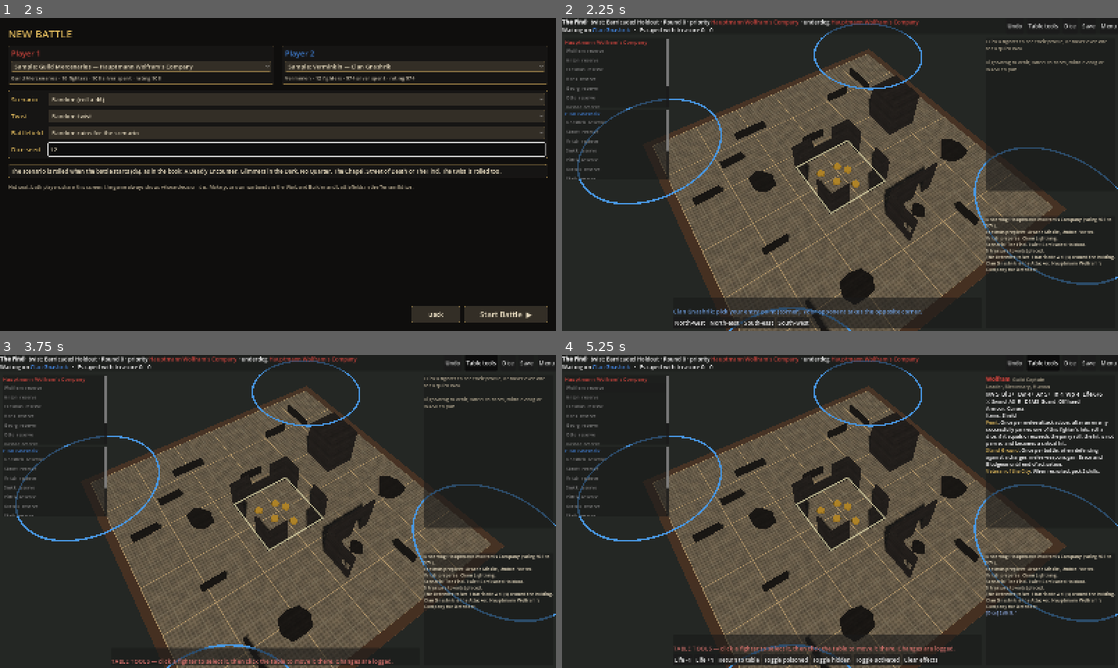
Above: before the commit, frames 1-4 (two rows, left to right).
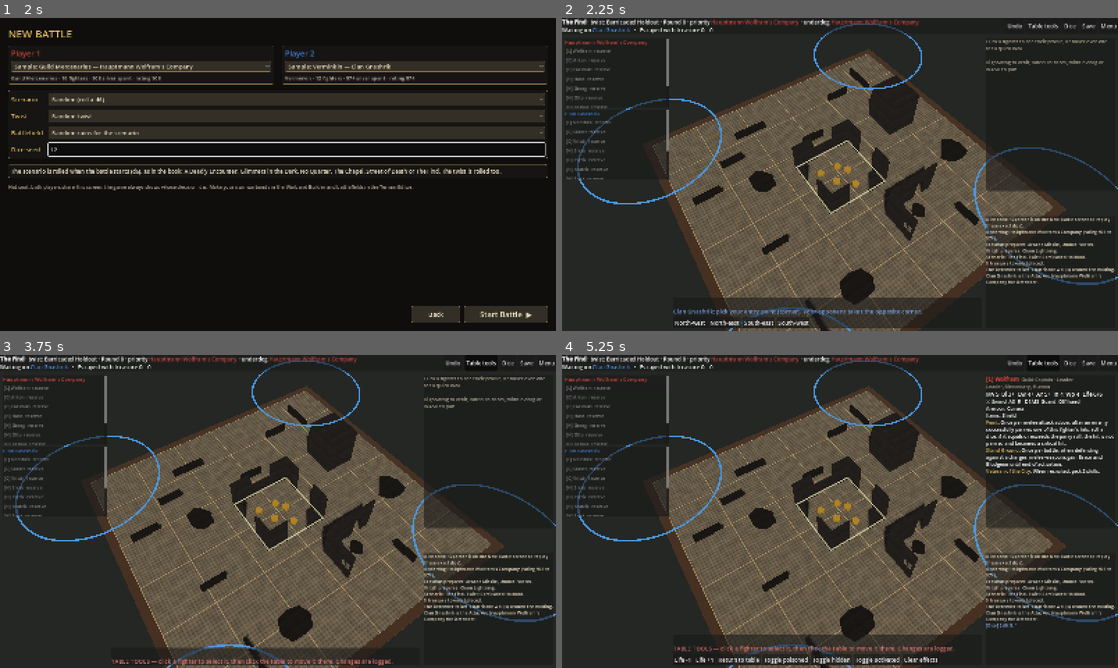
Above: after the commit, the same moments.

Repository: AzonDvin/BDC_TT
Game: Godot game, scene res://view/main_menu.tscn
Same seed, same stepped clock (60 frames per second), same inputs: the game is played once before the commit and once after it.
Inputs (mouse positions are in pixels of both pictures, inside the frame that each line leads up to):
- Up to frame 1 (2 s): click "New Battle" at 0.5 s; click (294, 149) at 1.27 s; type "12" at 1.35 s
- Up to frame 2 (2.25 s): click "Start Battle ▶" at 2 s
- Up to frame 3 (3.75 s): click "Undo" at 2.75 s; click "Table tools" at 3.5 s
- Up to frame 4 (5.25 s): click "Dice" at 4.25 s; click (617, 386) at 5 s, where only the run before the commit has a clickable "Wolfram reserve"

Frame 1 is identical in both runs. In frame 2, 1.8% of the frame differs, in the area x 0-100%, y 9-86%; in frame 3, 1.8%; in frame 4, 2.0%, in the area x 0-100%, y 6-88%.

Commit message:
Add README, fighter type tags, activation QA, and secure dice seeds
- README.md: player guide for setup, the warband builder, battles,
  the terrain editor, and the main rules rulings
- Fighter names show a type tag ([L], [C], [H], [Br], [Bs]) on the
  table, rosters, buttons, card and tooltip
- rules/options.gd: one source of truth for which moves and actions
  are available, with reasons; the battle screen greys out options
  instead of hiding them
- tests/test_activation_sequences.gd: QA for engaged/free/hide/
  bloodied/surge/Heavy cases, in both move-then-action and
  action-then-move order
- Dice seeds come from the OS cryptographic RNG and are logged for
  replays; tools/dice_qa.gd checks dice fairness

78 tests pass.

Co-Authored-By: Claude Opus 5.5 <noreply@anthropic.com>

Diff:
--- a/rules/battle.gd
+++ b/rules/battle.gd
@@ -46,7 +46,11 @@
 # Setup
 
 func setup(r0: Roster, r1: Roster, scenario_id: String, twist := -1, seed_value := -1, layout: Dictionary = {}) -> void:
-	dice = Dice.new(seed_value if seed_value >= 0 else int(Time.get_ticks_usec() % 2147483647))
+	if seed_value < 0:
+		# A fresh, unpredictable seed from the operating system's cryptographic random source.
+		seed_value = Crypto.new().generate_random_bytes(8).decode_s64(0) & 0x7FFFFFFFFFFFFFFF
+	dice = Dice.new(seed_value)
+	log_line("Dice seed: %d (enter it on the New Battle screen to replay these exact dice)." % seed_value)
 	rosters = [r0.to_dict(), r1.to_dict()]
 	player_names = [r0.name, r1.name]
 	fighters.clear()
--- /dev/null
+++ b/rules/options.gd
@@ -0,0 +1,79 @@
+class_name Options
+extends RefCounted
+## What the activating fighter may do right now, with the reason when it can't (pp.19-28).
+## The battle screen builds its buttons from this, and the QA tests check it, so both always agree.
+##
+## Returns {"moves": {kind: reason}, "actions": {key: reason}}; reason "" = allowed.
+## Action keys: "melee", "shoot:<weapon id>", "hide", "draw_power", "cast:<spell name>".
+
+const MOVES: PackedStringArray = ["normal", "run", "charge", "disengage"]
+
+
+static func for_active(b: Battle) -> Dictionary:
+	var out := {"moves": {}, "actions": {}}
+	var f := b.active_fighter()
+	if f == null:
+		return out
+	var engaged := Effects.is_engaged(b, f)
+	var move_block := _move_block(b, f)
+	for kind in MOVES:
+		var why := move_block
+		if why == "":
+			match kind:
+				"normal":
+					if engaged:
+						why = "engaged in melee: only a Disengage move"
+				"run", "charge":
+					if engaged:
+						why = "engaged in melee: only a Disengage move"
+					elif f.acted:
+						why = "only before making an action this activation"
+				"disengage":
+					if not engaged:
+						why = "not engaged in melee"
+		out["moves"][kind] = why
+	var act_block := _action_block(b, f)
+	out["actions"]["melee"] = act_block if act_block != "" else ("" if engaged else "not engaged in melee")
+	for w in f.usable_ranged():
+		var err := Combat.check_can_shoot(b, f, w)
+		out["actions"]["shoot:" + w["id"]] = act_block if act_block != "" else err
+	out["actions"]["hide"] = Combat.hide_problem(b, f)
+	if f.is_caster():
+		var arc := Magic.can_use_arcane(b, f)
+		out["actions"]["draw_power"] = arc
+		for sp in f.prepared:
+			out["actions"]["cast:" + sp["name"]] = arc
+	return out
+
+
+static func _move_block(b: Battle, f: FighterState) -> String:
+	if f.moved:
+		return "already moved this activation" if f.move_kind != "reload" else "forgone to reload"
+	if f.has_effect("heavy_fired"):
+		return "fired a Heavy weapon this activation"
+	if b.move_or_action_only(f) and f.acted:
+		return "surge activation: a move OR an action" if b.active_is_surge else "bloodied: a move OR an action"
+	return ""
+
+
+static func _action_block(b: Battle, f: FighterState) -> String:
+	if f.acted:
+		return "already made an action this activation"
+	if f.move_kind == "run":
+		return "made a Run move (no action after running)"
+	if b.move_or_action_only(f) and f.moved:
+		return "surge activation: a move OR an action" if b.active_is_surge else "bloodied: a move OR an action"
+	return ""
+
+
+## Short summary for reports: allowed options only.
+static func allowed(b: Battle) -> PackedStringArray:
+	var o := for_active(b)
+	var out := PackedStringArray()
+	for k in o["moves"]:
+		if o["moves"][k] == "":
+			out.append("move:" + k)
+	for k in o["actions"]:
+		if o["actions"][k] == "":
+			out.append(k)
+	return out
--- /dev/null
+++ b/tests/test_activation_sequences.gd
@@ -0,0 +1,233 @@
+extends "res://tests/test_case.gd"
+## QA: what a fighter may do in each situation, and whether move→action and action→move behave consistently
+## (Activations p.19, Moves pp.20-21, Melee p.23, Hide p.27, Ranged p.28, Heavy p.29, Bloodied p.12).
+
+const H := preload("res://tests/helpers.gd")
+const GM := "guild_mercenaries"
+const VK := "verminkin"
+const WALL_Y := 10.0
+
+
+func _ok(b: Battle, key: String) -> bool:
+	var o := Options.for_active(b)
+	if key.begins_with("move:"):
+		return o["moves"].get(key.trim_prefix("move:"), "missing") == ""
+	return o["actions"].get(key, "missing") == ""
+
+
+func _why(b: Battle, key: String) -> String:
+	var o := Options.for_active(b)
+	if key.begins_with("move:"):
+		return o["moves"].get(key.trim_prefix("move:"), "missing")
+	return o["actions"].get(key, "missing")
+
+
+## A crossbow-and-sword mercenary at `pos`, an enemy at `enemy_pos`, an optional wall along y = 10.
+func _setup(pos: Vector2, enemy_pos: Vector2, wall := false, gear := ["sword", "crossbow"]) -> Array:
+	var b := H.bare_battle(7)
+	if wall:
+		b.terrain = [TerrainPiece.make("Wall", "high", Geo.rect_polygon(Vector2(10, WALL_Y), Vector2(8, 0.25)), 4.0)]
+	var f := H.add(b, GM, "guild_mercenary", 0, pos, gear)
+	var e := H.add(b, VK, "verminkin_warrior", 1, enemy_pos, ["sword"])
+	H.activate(b, f)
+	return [b, f, e]
+
+
+func _move(b: Battle, kind: String, to: Vector2) -> String:
+	var f := b.active_fighter()
+	var err := Movement.declare(b, kind)
+	if err != "" or b.move_plan.is_empty():
+		return err
+	return Movement.commit(b, PackedVector2Array([f.pos, to]))
+
+
+# --- Free fighter in the open ----------------------------------------------------------------------
+
+func test_open_ground_start() -> void:
+	var s := _setup(Vector2(5, 20), Vector2(5, 30))
+	var b: Battle = s[0]
+	for k in ["move:normal", "move:run", "move:charge", "shoot:crossbow"]:
+		assert_true(_ok(b, k), "%s should be allowed: %s" % [k, _why(b, k)])
+	assert_false(_ok(b, "move:disengage"), "not engaged: no disengage")
+	assert_false(_ok(b, "melee"), "not engaged: no melee")
+	assert_true(_why(b, "hide").contains("terrain"), "open ground: can't hide (%s)" % _why(b, "hide"))
+
+
+func test_move_then_action() -> void:
+	var s := _setup(Vector2(5, 20), Vector2(5, 30))
+	var b: Battle = s[0]
+	assert_eq(_move(b, "normal", Vector2(8, 20)), "")
+	assert_false(_ok(b, "move:normal"), "only one move")
+	assert_true(_ok(b, "shoot:crossbow"), "action still available after moving: %s" % _why(b, "shoot:crossbow"))
+
+
+func test_action_then_move() -> void:
+	var s := _setup(Vector2(5, 20), Vector2(5, 30))
+	var b: Battle = s[0]
+	var e: FighterState = s[2]
+	assert_eq(Combat.shoot(b, "crossbow", e.uid), "")
+	assert_false(_ok(b, "shoot:crossbow"), "only one action")
+	assert_true(_ok(b, "move:normal"), "a normal move after the action is fine: %s" % _why(b, "move:normal"))
+	assert_false(_ok(b, "move:run"), "Run must come before the action")
+	assert_false(_ok(b, "move:charge"), "Charge must come before the action")
+	assert_eq(_move(b, "normal", Vector2(2, 20)), "", "and it can actually be made")
+
+
+func test_run_forbids_the_action() -> void:
+	var s := _setup(Vector2(5, 20), Vector2(5, 34))
+	var b: Battle = s[0]
+	assert_eq(_move(b, "run", Vector2(9, 20)), "")
+	assert_false(_ok(b, "shoot:crossbow"))
+	assert_true(_why(b, "hide").length() > 0)
+
+
+# --- Engaged ---------------------------------------------------------------------------------------
+
+func test_engaged_start() -> void:
+	var s := _setup(Vector2(10, 20), Vector2(10, 21.6))
+	var b: Battle = s[0]
+	assert_true(Effects.is_engaged(b, s[1]))
+	assert_true(_ok(b, "melee"))
+	assert_true(_ok(b, "move:disengage"))
+	for k in ["move:normal", "move:run", "move:charge", "shoot:crossbow", "hide"]:
+		assert_false(_ok(b, k), "%s must not be allowed while engaged" % k)
+
+
+func test_engaged_melee_then_disengage() -> void:
+	var s := _setup(Vector2(10, 20), Vector2(10, 21.6))
+	var b: Battle = s[0]
+	var e: FighterState = s[2]
+	assert_eq(Combat.start_melee(b, e.uid, {"weapons": ["sword"]}), "")
+	var g := 0
+	while not b.pending.is_empty() and g < 40:
+		g += 1
+		SimpleBot.answer(b)
+	if b.active == s[1].uid and e.on_board() and s[1].on_board():
+		assert_true(_ok(b, "move:disengage"), "after the melee action the fighter may still disengage: %s" % _why(b, "move:disengage"))
+		assert_false(_ok(b, "melee"), "only one action")
+
+
+func test_engaged_disengage_then_shoot() -> void:
+	var passed_once := false
+	for seed_value in 12:
+		var s := _setup(Vector2(10, 20), Vector2(10, 21.6))
+		var b: Battle = s[0]
+		b.dice = Dice.new(seed_value)
+		var f: FighterState = s[1]
+		Movement.declare(b, "disengage")
+		if b.move_plan.is_empty():
+			assert_true(f.moved, "failed disengage still uses the move")
+			assert_true(_ok(b, "melee"), "...but the action remains, and it is still engaged")
+			continue
+		assert_eq(Movement.commit(b, PackedVector2Array([f.pos, Vector2(10, 17.5)])), "")
+		assert_false(Effects.is_engaged(b, f))
+		assert_true(_ok(b, "shoot:crossbow"), "after disengaging it may shoot: %s" % _why(b, "shoot:crossbow"))
+		passed_once = true
+	assert_true(passed_once)
+
+
+func test_charge_then_melee() -> void:
+	var s := _setup(Vector2(10, 20), Vector2(10, 26))
+	var b: Battle = s[0]
+	var f: FighterState = s[1]
+	var e: FighterState = s[2]
+	Movement.declare(b, "charge")
+	assert_eq(Movement.commit(b, PackedVector2Array([f.pos, e.pos - Vector2(0, f.radius + e.radius + 0.5)])), "")
+	assert_true(_ok(b, "melee"), "charge then melee: %s" % _why(b, "melee"))
+	assert_false(_ok(b, "shoot:crossbow"), "engaged after the charge: no shooting")
+
+
+# --- Hiding --------------------------------------------------------------------------------------
+
+func test_hide_needs_terrain_and_distance() -> void:
+	var r := 0.63
+	var s := _setup(Vector2(10, WALL_Y + 0.125 + r + 0.2), Vector2(10, 30), true)
+	var b: Battle = s[0]
+	assert_true(_ok(b, "hide"), "next to the wall: may hide (%s)" % _why(b, "hide"))
+	var s2 := _setup(Vector2(10, WALL_Y + 0.125 + r + 0.2), Vector2(13, 12.5), true)
+	assert_true(_why(s2[0], "hide").contains("within 3"), "enemy within 3\": %s" % _why(s2[0], "hide"))
+	var s3 := _setup(Vector2(10, WALL_Y + 0.125 + r + 0.2), Vector2(10, 12.0), true)
+	assert_true(_why(s3[0], "hide").contains("engaged"), "engaged: %s" % _why(s3[0], "hide"))
+
+
+func test_move_to_wall_then_hide() -> void:
+	var r := 0.63
+	var s := _setup(Vector2(10, 15.5), Vector2(10, 30), true)
+	var b: Battle = s[0]
+	assert_false(_ok(b, "hide"), "start in the open: can't hide")
+	assert_eq(_move(b, "normal", Vector2(10, WALL_Y + 0.125 + r + 0.15)), "")
+	assert_true(_ok(b, "hide"), "after moving up to the wall: may hide (%s)" % _why(b, "hide"))
+	assert_eq(Combat.hide(b), "")
+
+
+func test_hide_then_move_away_loses_hidden() -> void:
+	var r := 0.63
+	var s := _setup(Vector2(10, WALL_Y + 0.125 + r + 0.15), Vector2(10, 30), true)
+	var b: Battle = s[0]
+	var f: FighterState = s[1]
+	assert_eq(Combat.hide(b), "")
+	assert_true(f.statuses.get("hidden", false))
+	assert_true(_ok(b, "move:normal"), "hide is the action; a move may follow")
+	assert_eq(_move(b, "normal", Vector2(10, 14)), "")
+	assert_false(f.statuses.get("hidden", false), "moving away from terrain ends hiding")
+
+
+# --- Restricted activations -------------------------------------------------------------------------
+
+func test_bloodied_move_or_action_both_orders() -> void:
+	var s := _setup(Vector2(5, 20), Vector2(5, 30))
+	var b: Battle = s[0]
+	var f: FighterState = s[1]
+	b.end_activation()
+	f.life = 1
+	f.activated = false
+	b.turn = 0
+	b.pending = {}
+	b.activate(f.uid)
+	assert_eq(_move(b, "normal", Vector2(8, 20)), "")
+	assert_true(_why(b, "shoot:crossbow").contains("bloodied"), "move first → no action: %s" % _why(b, "shoot:crossbow"))
+	var s2 := _setup(Vector2(5, 20), Vector2(5, 30))
+	var b2: Battle = s2[0]
+	var f2: FighterState = s2[1]
+	b2.end_activation()
+	f2.life = 1
+	f2.activated = false
+	b2.turn = 0
+	b2.pending = {}
+	b2.activate(f2.uid)
+	assert_eq(Combat.shoot(b2, "crossbow", s2[2].uid), "")
+	assert_true(_why(b2, "move:normal").contains("bloodied"), "action first → no move: %s" % _why(b2, "move:normal"))
+
+
+func test_heavy_weapon_both_orders() -> void:
+	var s := _setup(Vector2(5, 20), Vector2(5, 30), false, ["sword", "long_bow"])
+	var b: Battle = s[0]
+	assert_eq(_move(b, "normal", Vector2(8, 20)), "")
+	assert_true(_why(b, "shoot:long_bow").contains("Heavy"), "moved → can't fire Heavy: %s" % _why(b, "shoot:long_bow"))
+	var s2 := _setup(Vector2(5, 20), Vector2(5, 30), false, ["sword", "long_bow"])
+	var b2: Battle = s2[0]
+	assert_eq(Combat.shoot(b2, "long_bow", s2[2].uid), "")
+	assert_true(_why(b2, "move:normal").contains("Heavy"), "fired Heavy → can't move: %s" % _why(b2, "move:normal"))
+
+
+func test_reload_forgoes_move_or_action() -> void:
+	var s := _setup(Vector2(5, 20), Vector2(5, 30))
+	var b: Battle = s[0]
+	var f: FighterState = s[1]
+	assert_eq(Combat.shoot(b, "crossbow", s[2].uid), "")
+	assert_eq(Combat.reload_weapon(b, "crossbow", "move"), "")
+	assert_false(_ok(b, "move:normal"), "reloading used the move")
+	assert_false("crossbow" in f.needs_reload)
+
+
+func test_caster_arcane_counts_as_the_action() -> void:
+	var b := H.bare_battle(3)
+	var w := H.add(b, GM, "guild_wizard", 0, Vector2(5, 20), ["arcane_staff"])
+	H.add(b, VK, "verminkin_warrior", 1, Vector2(5, 30))
+	w.prepared = [Catalog.lore(GM, "saints")["spells"][2].duplicate()]
+	H.activate(b, w)
+	assert_true(_ok(b, "draw_power"))
+	assert_eq(Magic.draw_power(b), "")
+	assert_false(_ok(b, "cast:Godspeed"), "drawing power was the action")
+	assert_true(_ok(b, "move:normal"))
+	assert_false(_ok(b, "move:charge"), "no charge after an action")
--- a/tests/test_rules.gd
+++ b/tests/test_rules.gd
@@ -482,3 +482,24 @@
 	H.add(b2, VK, "verminkin_warrior", 1, Vector2(30, 30))
 	H.activate(b2, g)
 	assert_true(Combat.hide_problem(b2, g).contains("terrain"), "open ground: the reason is shown")
+
+
+func test_dice_are_fair_and_seeds_unpredictable() -> void:
+	var d := Dice.new(2024)
+	var counts := [0, 0, 0, 0, 0, 0, 0]
+	var n := 120000
+	for i in n:
+		counts[d.d6()] += 1
+	var chi := 0.0
+	for f in range(1, 7):
+		chi += pow(counts[f] - n / 6.0, 2) / (n / 6.0)
+	assert_true(chi < 20.5, "d6 chi-square %.1f (fair dice: well under 20.5)" % chi)
+	var b1 := Battle.new()
+	b1.setup(Samples.roster("verminkin"), Samples.roster("death_covens"), "a_deadly_encounter", 0)
+	var b2 := Battle.new()
+	b2.setup(Samples.roster("verminkin"), Samples.roster("death_covens"), "a_deadly_encounter", 0)
+	assert_true(b1.dice.rng.seed != b2.dice.rng.seed, "two random battles get different seeds")
+	assert_true(b1.history.any(func(l): return l.begins_with("Dice seed:")), "the seed is logged for replays")
+	var b3 := Battle.new()
+	b3.setup(Samples.roster("verminkin"), Samples.roster("death_covens"), "a_deadly_encounter", 0, b1.dice.rng.seed)
+	assert_eq(b3.terrain.size(), b1.terrain.size(), "same seed, same battle")
--- /dev/null
+++ b/tools/dice_qa.gd
@@ -0,0 +1,61 @@
+extends SceneTree
+# Statistical checks of the battle dice. Usage: godot --headless --path . --script res://tools/dice_qa.gd
+func _initialize() -> void:
+	var n := 600000
+	var d := Dice.new(12345)
+	var counts := [0, 0, 0, 0, 0, 0, 0]
+	var same_as_last := 0
+	var last := 0
+	var pairs := {}
+	var run := 0
+	var longest := 0
+	for i in n:
+		var r := d.d6()
+		counts[r] += 1
+		if r == last:
+			same_as_last += 1
+			run += 1
+			longest = maxi(longest, run + 1)
+		else:
+			run = 0
+		if last > 0:
+			var k := last * 10 + r
+			pairs[k] = pairs.get(k, 0) + 1
+		last = r
+	var exp := n / 6.0
+	var chi := 0.0
+	for f in range(1, 7):
+		chi += pow(counts[f] - exp, 2) / exp
+	print("1. FACES over %d rolls: %s" % [n, str(counts.slice(1))])
+	print("   chi-square = %.2f (5 dof; fair dice are under 11.07 95%% of the time)" % chi)
+	var pchi := 0.0
+	var pexp := (n - 1) / 36.0
+	for a in range(1, 7):
+		for c in range(1, 7):
+			pchi += pow(pairs.get(a * 10 + c, 0) - pexp, 2) / pexp
+	print("2. PAIRS (does one roll predict the next?) chi-square = %.2f (35 dof; under 49.8 is fine)" % pchi)
+	print("3. REPEATS: same face twice in a row %.2f%% (fair: 16.67%%); longest streak %d" % [100.0 * same_as_last / (n - 1), longest])
+	var twod := {}
+	for i in 360000:
+		var s := d.d6() + d.d6()
+		twod[s] = twod.get(s, 0) + 1
+	var line := ""
+	for s in range(2, 13):
+		line += "%d:%.1f%% " % [s, 100.0 * twod.get(s, 0) / 360000.0]
+	print("4. 2d6 (miscast/priority sums): %s  (7 should be 16.7%%, 2 and 12 2.8%%)" % line)
+	var d3 := [0, 0, 0, 0]
+	for i in 300000:
+		d3[d.d3()] += 1
+	print("5. d3: %s (each should be ~100000)" % str(d3.slice(1)))
+	# Seeds next to each other must not give similar games.
+	var firsts := [0, 0, 0, 0, 0, 0, 0]
+	var matches := 0
+	for s in 60000:
+		var a := Dice.new(s)
+		var b := Dice.new(s + 1)
+		var ra := a.d6()
+		firsts[ra] += 1
+		if ra == b.d6():
+			matches += 1
+	print("6. NEIGHBOUR SEEDS: first rolls of seeds 0..59999 %s; seed n and n+1 agree %.2f%% (fair 16.67%%)" % [str(firsts.slice(1)), 100.0 * matches / 60000.0])
+	quit()
--- a/view/battle_view.gd
+++ b/view/battle_view.gd
@@ -249,7 +249,7 @@
 					state = "escaped"
 				_:
 					state = "♥%d/%d" % [f.life, f.max_life()] + (" ✓" if f.activated else "") + (" ⟳" if f.surged else "")
-			var btn := UI.button("%s  %s" % [f.name, state], func(): _select(f.uid, true))
+			var btn := UI.button("%s  %s" % [UI.tagged_name(f), state], func(): _select(f.uid, true))
 			btn.alignment = HORIZONTAL_ALIGNMENT_LEFT
 			btn.add_theme_font_size_override("font_size", 13)
 			btn.flat = f.uid != selected
@@ -270,7 +270,7 @@
 ## otherwise a compact version for the hover tooltip.
 func _fighter_text(f: FighterState, full: bool) -> String:
 	var s: Dictionary = f.stats
-	var t := "[b][color=#%s]%s[/color][/b]  [color=#a89e88]%s[/color]\n" % [App.player_color(f.player).to_html(false), f.name, Catalog.fighter_def(f.faction, f.def_id).get("name", "")]
+	var t := "[b][color=#%s]%s[/color][/b]  [color=#a89e88]%s · %s[/color]\n" % [App.player_color(f.player).to_html(false), UI.tagged_name(f).replace("[", "[lb]"), Catalog.fighter_def(f.faction, f.def_id).get("name", ""), UI.TYPE_NAMES.get(f.category, "")]
 	t += "[color=#a89e88]%s[/color]\n" % ", ".join(f.keywords)
 	var arm := Effects.armour_value(b, f) if f.on_board() else int(s["armour"])
 	t += "[code]Mv %s  Bl %s  Bw %s  Ar %s  In %s  Wp %s  Life %d/%d[/code]\n" % [_num(s["move"]), _tn(s["blade"]), _tn(s["bow"]), "-" if arm >= 7 else "%d+" % arm, _num(s["initiative"]), _num(s["willpower"]), f.life, f.max_life()]
@@ -384,7 +384,7 @@
 	_header("%s: choose a fighter to activate (click one on the table or below)." % b.player_names[b.turn], b.turn)
 	var btns: Array = []
 	for f in b.can_activate_normally(b.turn):
-		btns.append(UI.button(f.name, func(): _do(b.activate(f.uid))))
+		btns.append(UI.button(UI.tagged_name(f), func(): _do(b.activate(f.uid))))
 	_row(btns)
 
 
@@ -401,39 +401,45 @@
 	if mode == "melee_setup":
 		_actions_melee_setup(f)
 		return
-	var engaged := Effects.is_engaged(b, f)
+	# Buttons come from Options.for_active (the same rules the QA tests check). Unavailable options stay
+	# visible but greyed out, with the reason on hover, so players can see why.
+	var opts := Options.for_active(b)
 	var lim := " (move OR action only)" if b.move_or_action_only(f) else ""
-	_header("%s activating %s%s" % [b.player_names[p], f.name, lim], p)
+	_header("%s activating %s%s" % [b.player_names[p], UI.tagged_name(f), lim], p)
+	var move_labels := {"normal": "Normal move (%s\")" % _num(f.stats["move"]), "run": "Run (+d6\")", "charge": "Charge (+d6\")", "disengage": "Disengage (Init test, 3\")"}
+	var move_help := {"normal": "Move up to the Move value; can't come within 1\" of an enemy.", "run": "Move +d6\"; no action this activation afterwards.",
+		"charge": "Move +d6\"; must end within 1\" of an enemy or the activation ends.", "disengage": "Initiative test, then up to 3\", ending more than 1\" from all enemies."}
 	var mv: Array = []
-	if b.can_still_move(f):
-		if engaged:
-			mv.append(UI.button("Disengage (Init test, 3\")", func(): _declare("disengage")))
-		else:
-			mv.append(UI.button("Normal move (%s\")" % f.stats["move"], func(): _declare("normal")))
-			if not f.acted:
-				mv.append(UI.button("Run (+d6\")", func(): _declare("run"), "No action this activation afterwards"))
-				mv.append(UI.button("Charge (+d6\")", func(): _declare("charge"), "Must end within 1\" of an enemy or the activation ends"))
-	if not mv.is_empty():
-		actions.add_child(UI.label("MOVE", 13, App.GOLD))
-		_row(mv)
+	for kind in Options.MOVES:
+		var why: String = opts["moves"][kind]
+		var bt := UI.button(move_labels[kind], func(): _declare(kind), move_help[kind] + ("" if why == "" else "\nNot now: " + why))
+		bt.disabled = why != ""
+		mv.append(bt)
+	actions.add_child(UI.label("MOVE", 13, App.GOLD))
+	_row(mv)
 	var act: Array = []
-	if b.can_still_act(f):
-		if engaged:
-			act.append(UI.button("Melee attack", func(): _set_mode("melee_setup")))
-		for w in f.usable_ranged():
-			var err := Combat.check_can_shoot(b, f, w)
-			var bt := UI.button("Shoot %s" % w["name"], func(): _start_shoot(w), UI.weapon_line(w) + ("\n" + err if err != "" else ""))
-			bt.disabled = err != ""
-			act.append(bt)
-		if not engaged:
-			var why := Combat.hide_problem(b, f)
-			var hb := UI.button("Hide" if why == "" else "Hide — %s" % why, func(): _do(Combat.hide(b)), "Hide (p.27): touching terrain, not engaged, and more than 3\" from all enemies.")
-			hb.disabled = why != ""
-			act.append(hb)
-		if f.is_caster() and Magic.can_use_arcane(b, f) == "":
-			act.append(UI.button("Draw power", func(): _do(Magic.draw_power(b)), "+1 casting die next activation"))
-			for sp in f.prepared:
-				act.append(UI.button("Cast %s (%d+)" % [sp["name"], sp["casting"]], func(): _start_spell(sp), sp["text"]))
+	var mw: String = opts["actions"]["melee"]
+	var mb := UI.button("Melee attack", func(): _set_mode("melee_setup"), "Attack an enemy you are engaged with." + ("" if mw == "" else "\nNot now: " + mw))
+	mb.disabled = mw != ""
+	act.append(mb)
+	for w in f.usable_ranged():
+		var err: String = opts["actions"].get("shoot:" + w["id"], "")
+		var bt2 := UI.button("Shoot %s" % w["name"], func(): _start_shoot(w), UI.weapon_line(w) + ("" if err == "" else "\nNot now: " + err))
+		bt2.disabled = err != ""
+		act.append(bt2)
+	var hw: String = opts["actions"]["hide"]
+	var hb := UI.button("Hide" if hw == "" else "Hide — %s" % hw, func(): _do(Combat.hide(b)), "Hide (p.27): touching terrain, not engaged, and more than 3\" from all enemies.")
+	hb.disabled = hw != ""
+	act.append(hb)
+	if f.is_caster():
+		var aw: String = opts["actions"].get("draw_power", "")
+		var dp := UI.button("Draw power", func(): _do(Magic.draw_power(b)), "+1 casting die next activation" + ("" if aw == "" else "\nNot now: " + aw))
+		dp.disabled = aw != ""
+		act.append(dp)
+		for sp in f.prepared:
+			var cs := UI.button("Cast %s (%d+)" % [sp["name"], int(sp["casting"])], func(): _start_spell(sp), sp["text"] + ("" if aw == "" else "\nNot now: " + aw))
+			cs.disabled = aw != ""
+			act.append(cs)
 	for wid in f.needs_reload:
 		if b.can_still_move(f):
 			act.append(UI.button("Reload %s (forgo move)" % f.weapon_by_id(wid).get("name", wid), func(): _do(Combat.reload_weapon(b, wid, "move"))))
@@ -574,7 +580,7 @@
 			_header("%s has no fighters left to activate. Make a surge activation (1 move or 1 action) or pass?" % b.player_names[who], who)
 			var btns: Array = []
 			for f in b.can_surge(who):
-				btns.append(UI.button("Surge: " + f.name, func(): _do(b.respond({"uid": f.uid}))))
+				btns.append(UI.button("Surge: " + UI.tagged_name(f), func(): _do(b.respond({"uid": f.uid}))))
 			btns.append(UI.button("Pass for this round", func(): _do(b.respond({"pass": true}))))
 			_row(btns)
 		"flee_test":
--- a/view/board3d.gd
+++ b/view/board3d.gd
@@ -422,7 +422,7 @@
 			tags.append("HIT")
 		if f.statuses.get("drawn_power", false):
 			tags.append("power")
-		label.text = "%s\n♥%d/%d%s" % [f.name, f.life, f.max_life(), ("  " + " ".join(tags)) if not tags.is_empty() else ""]
+		label.text = "%s\n♥%d/%d%s" % [UI.tagged_name(f), f.life, f.max_life(), ("  " + " ".join(tags)) if not tags.is_empty() else ""]
 		label.modulate = App.player_color(f.player).lightened(0.35) if not f.is_bloodied() else Color("ff8060")
 	for c in token_root.get_children():
 		c.queue_free()
--- a/view/ui.gd
+++ b/view/ui.gd
@@ -71,6 +71,15 @@
 	return str(v)
 
 
+const TYPE_TAGS := {"leader": "L", "champion": "C", "henchman": "H", "brute": "Br", "beast": "Bs"}
+const TYPE_NAMES := {"leader": "Leader", "champion": "Champion", "henchman": "Henchman", "brute": "Brute", "beast": "Beast"}
+
+
+## A fighter's display name with its type tag, e.g. "[L] Wolfram" (display only; the stored name is unchanged).
+static func tagged_name(f: FighterState) -> String:
+	return "[%s] %s" % [TYPE_TAGS.get(f.category, "?"), f.name]
+
+
 static func weapon_line(w: Dictionary) -> String:
 	var rng := ""
 	if w.has("range"):
Not shown, added: rules/options.gd.uid
Not shown, added: tests/test_activation_sequences.gd.uid
Not shown, added: tools/shot_tip.gd.uid
Not shown, added: tools/shot_walls.gd.uid
